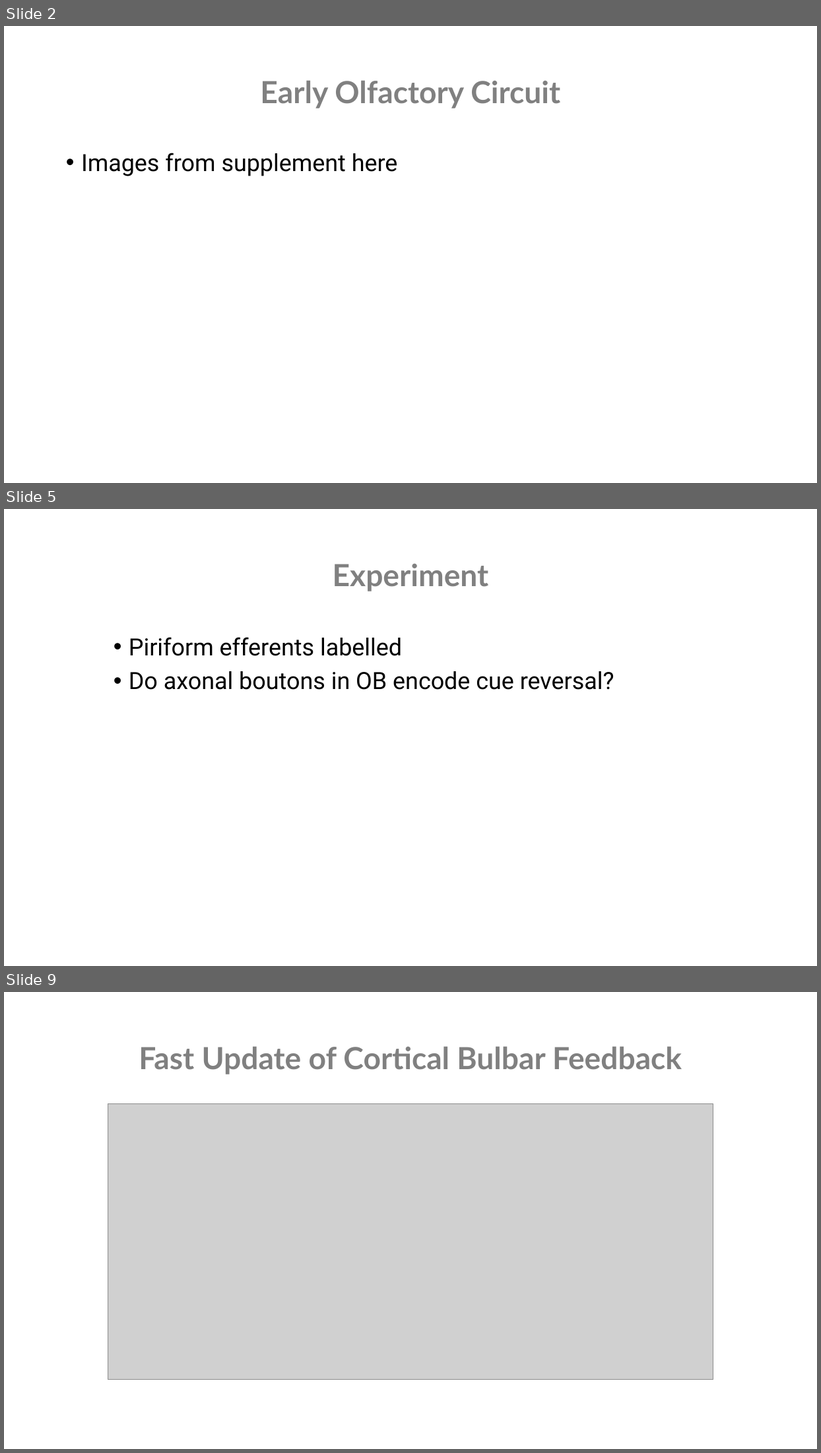
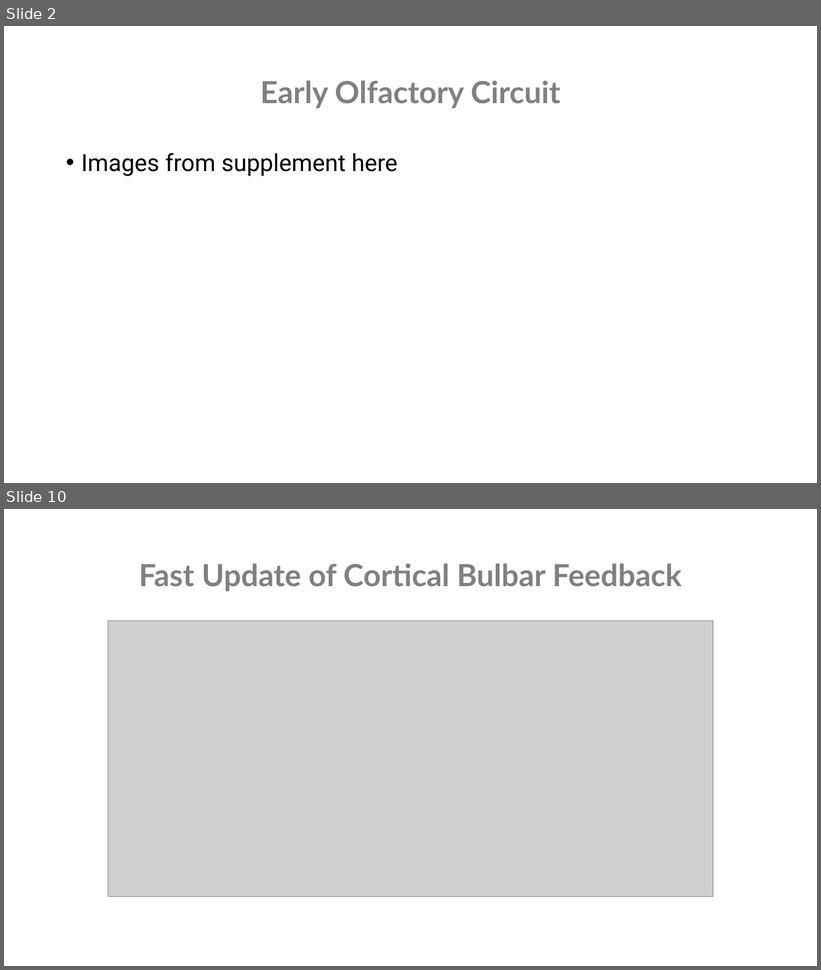
Before and after one commit to nghess/cnjc, a slide deck: multimodal_olfactory_feedback/hernandez_etal_2025.pptx. Shown one above the other, each under a label of ours: slides 2, 5 and 9 before the commit, slides 2 and 10 after it; the slides between them are not shown. The pictures are 821x1453 and 821x970 pixels, drawn with LibreOffice and Linux fonts; fonts in the diff are those of the drawing; grey boxes stand for pictures. Boxes give left, top, right and bottom in pixels: in the first picture for what was removed or moved away, otherwise in the second. Text is boxed around its words. In the diff, an @@ line names an element or a change of style, - is before the commit and + after.

```diff
--- a/multimodal_olfactory_feedback/hernandez_etal_2025.pptx
+++ b/multimodal_olfactory_feedback/hernandez_etal_2025.pptx
@@ slide 5 removed at <box>4,509,817,966</box>, background #FFFFFF @@
@@ title removed at <box>333,564,489,591</box> @@
-Experiment
@@ text removed at <box>129,637,614,690</box> @@
-• Piriform efferents labelled
-• Do axonal boutons in OB encode cue reversal?
@@ what was slide 9 is now slide 10 @@
```
Also in this commit, not shown: 3 slides changed, 11 slides added, 2 other slides removed, 8 other files.
